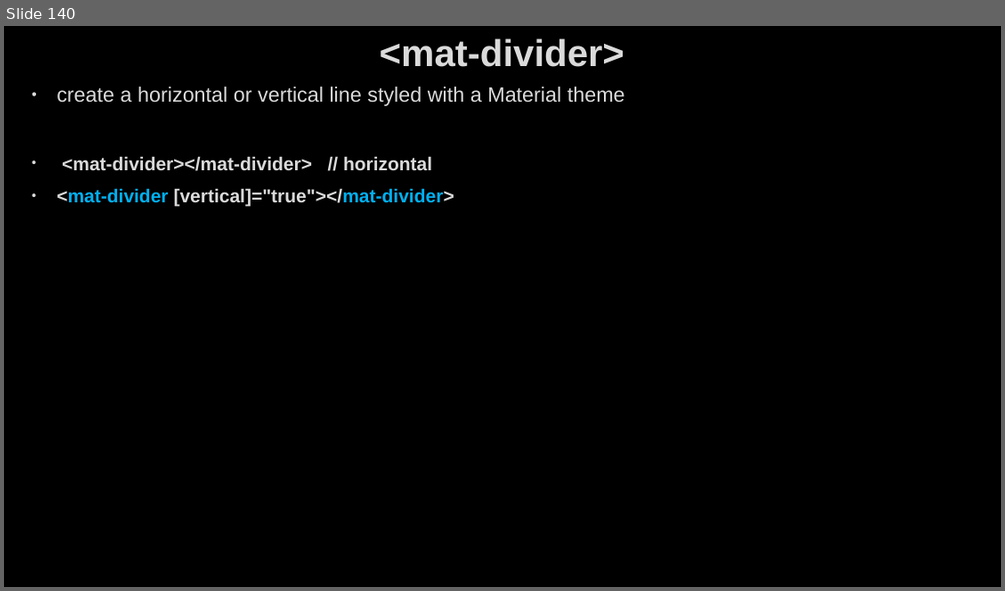
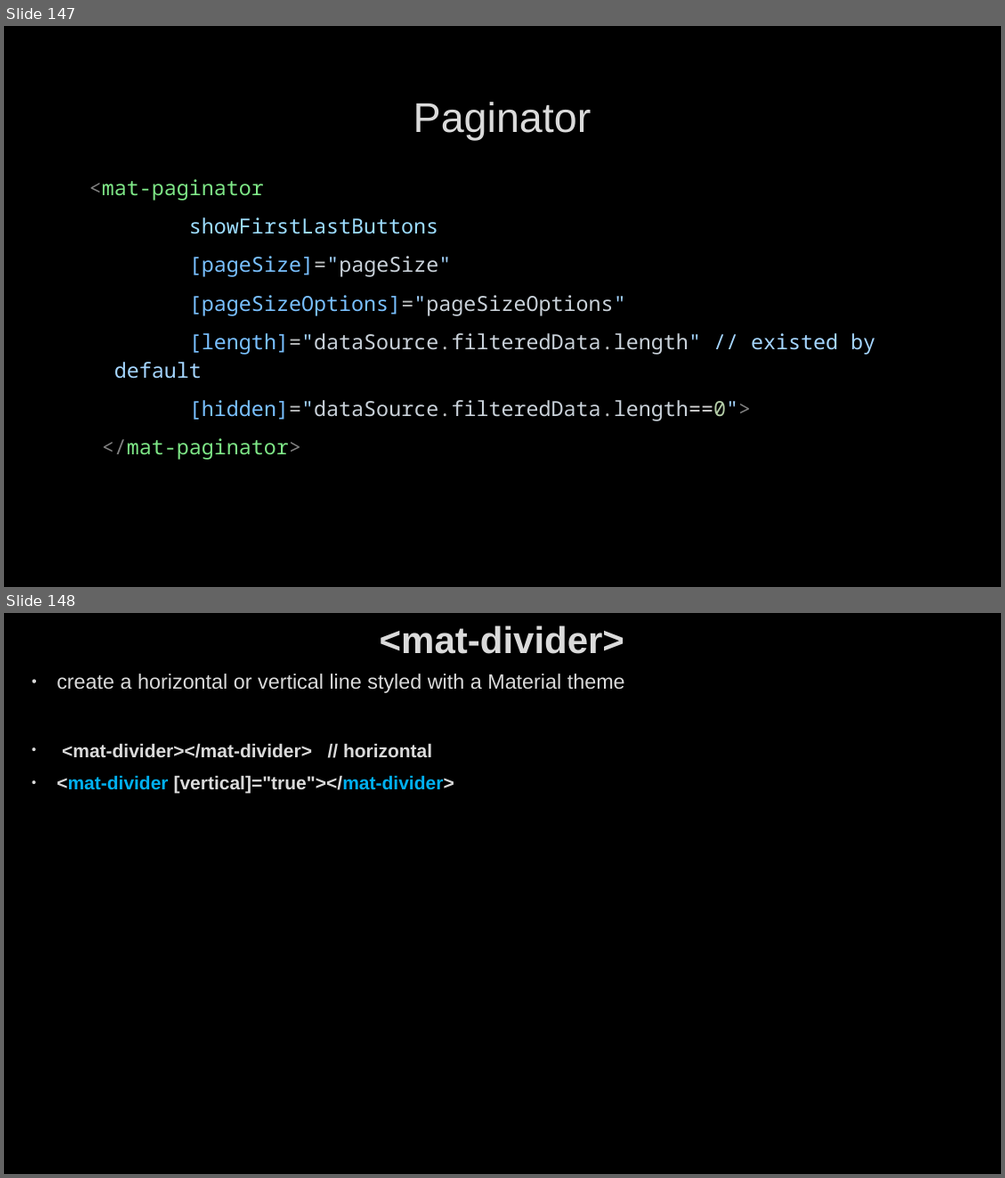
Before and after one commit to AhmedMohamedSamir1/Summary, a slide deck: Angular & type script/Angular.pptx. Shown one above the other, each under a label of ours: slide 140 before the commit, slides 147 and 148 after it. The pictures are 1005x591 and 1005x1178 pixels, drawn with LibreOffice and Linux fonts; fonts in the diff are those of the drawing; background and template pictures are left out. Boxes give left, top, right and bottom in pixels: in the first picture for what was removed or moved away, otherwise in the second. Text is boxed around its words. In the diff, an @@ line names an element or a change of style, - is before the commit and + after.

```diff
--- a/Angular & type script/Angular.pptx
+++ b/Angular & type script/Angular.pptx
@@ slide 147 added at (4,26,1001,587), background picture (left out) @@
@@ title added at (413,102,591,140), 40 pt, text #DADADA @@
+Paginator
@@ text added at (89,179,875,459), 20 pt, text #C9D1D9 @@
+<mat-paginator
+showFirstLastButtons
+[pageSize]="pageSize"
+[pageSizeOptions]="pageSizeOptions"
+[length]="dataSource.filteredData.length" // existed by default
+[hidden]="dataSource.filteredData.length==0">
+</mat-paginator>
@@ what was slide 140 is now slide 148 @@
```
Also in this commit, not shown: 7 slides changed, 24 other slides added, 7 other files.
